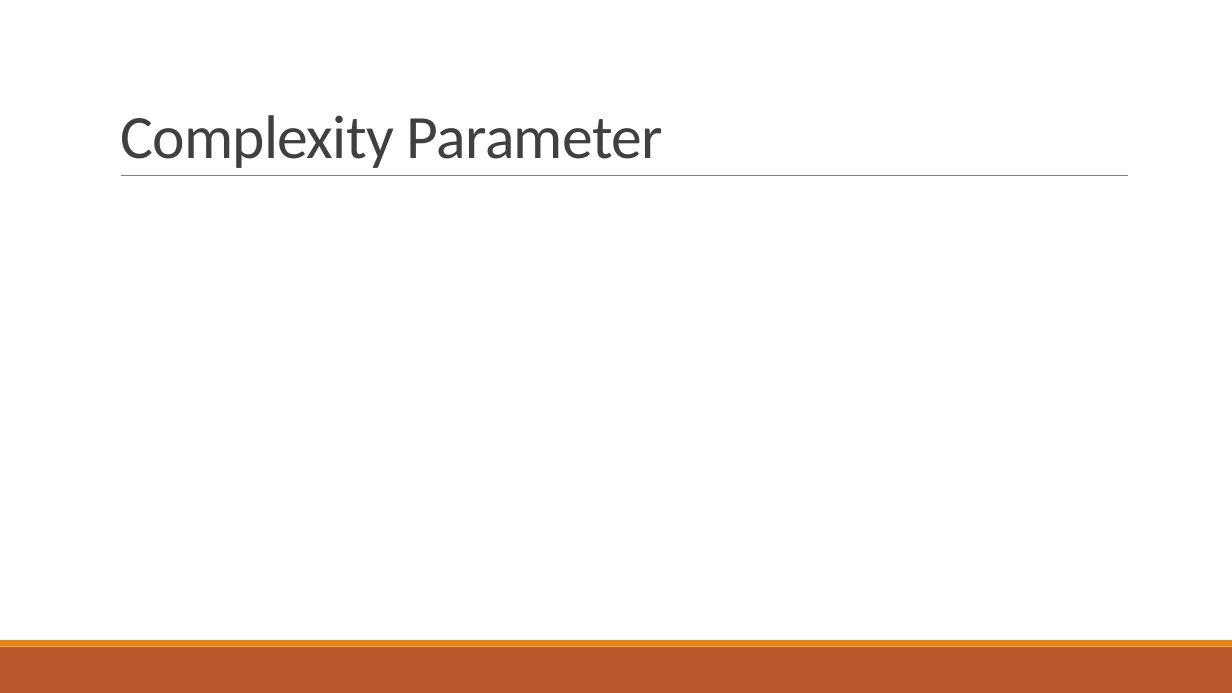
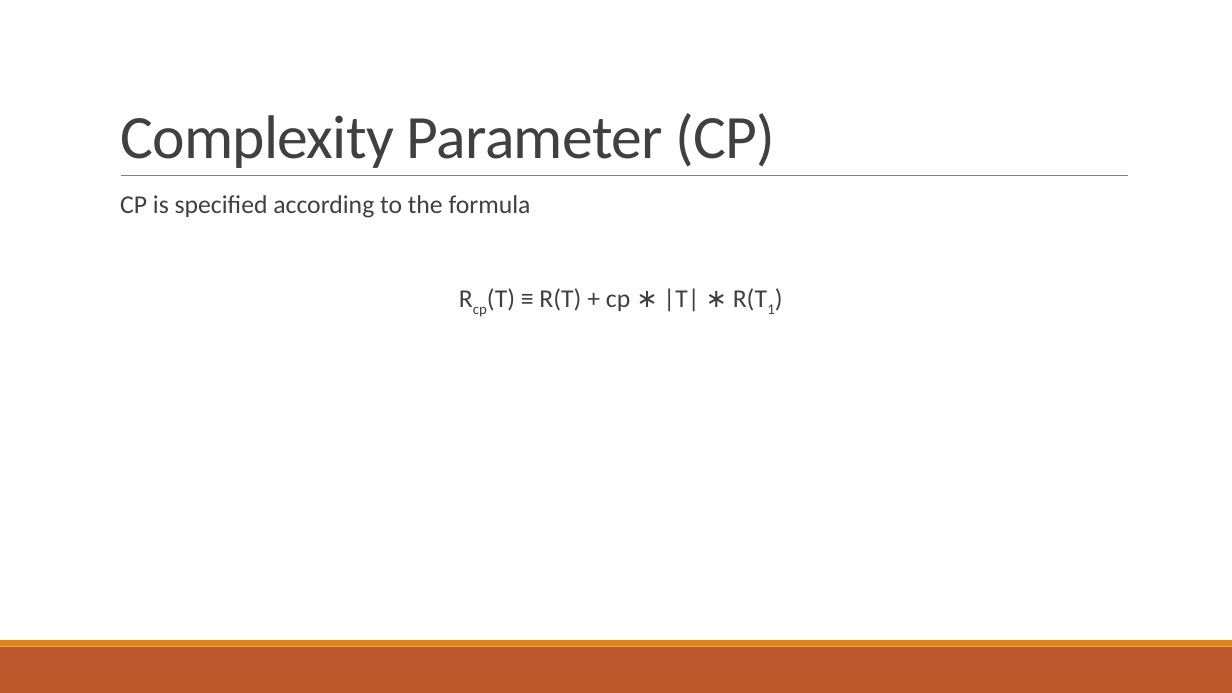
Before and after one commit to MLBartley/DataMiningCourse, a slide deck: slide 7 of Project3/Project3Slides.pptx. Drawn at 1232x693 pixels with LibreOffice and Linux fonts; fonts in the diff are those of the drawing. Boxes give left, top, right and bottom in pixels: in the first picture for what was removed or moved away, otherwise in the second. Text is boxed around its words. In the diff, an @@ line names an element or a change of style, - is before the commit and + after.

Commit message:
updated slides

```diff
--- a/Project3/Project3Slides.pptx
+++ b/Project3/Project3Slides.pptx
@@ title at (120, 113, 776, 168): text changed @@
-Complexity Parameter
+Complexity Parameter (CP)
@@ text added at (120, 195, 767, 312), 20 pt, text #404040 @@
+  CP is specified according to the formula
+  Rcp(T) ≡ R(T) + cp ∗ |T| ∗ R(T1)
```
Also in this commit, not shown: 1 other slide changed, 1 slide added, 2 other files.
